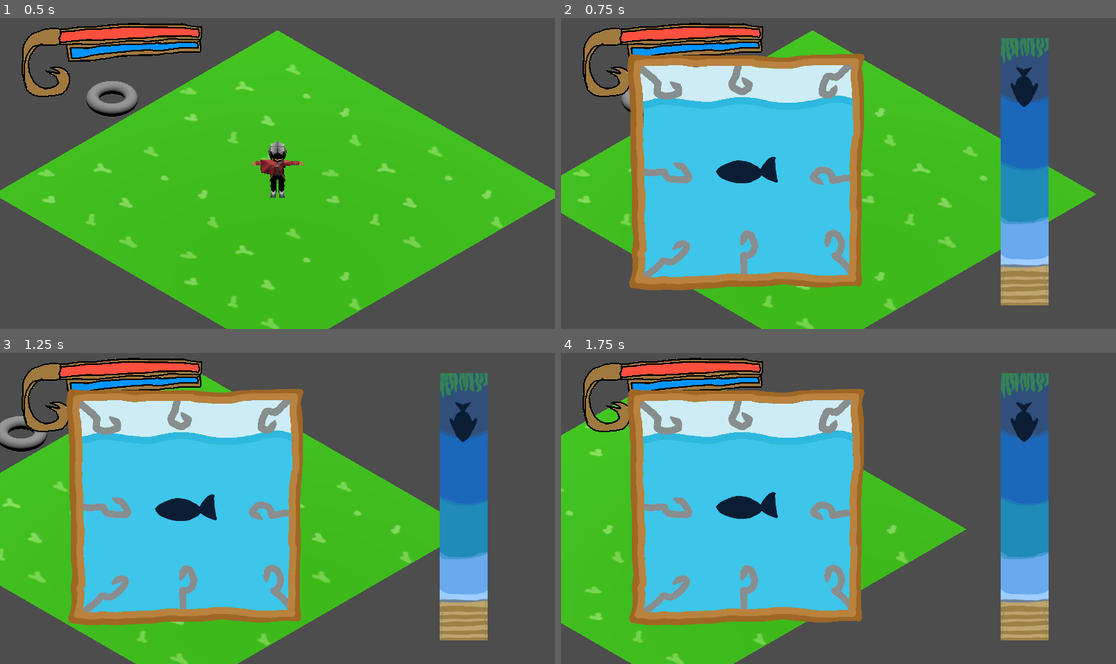
Above: before the commit, frames 1-4 (two rows, left to right).
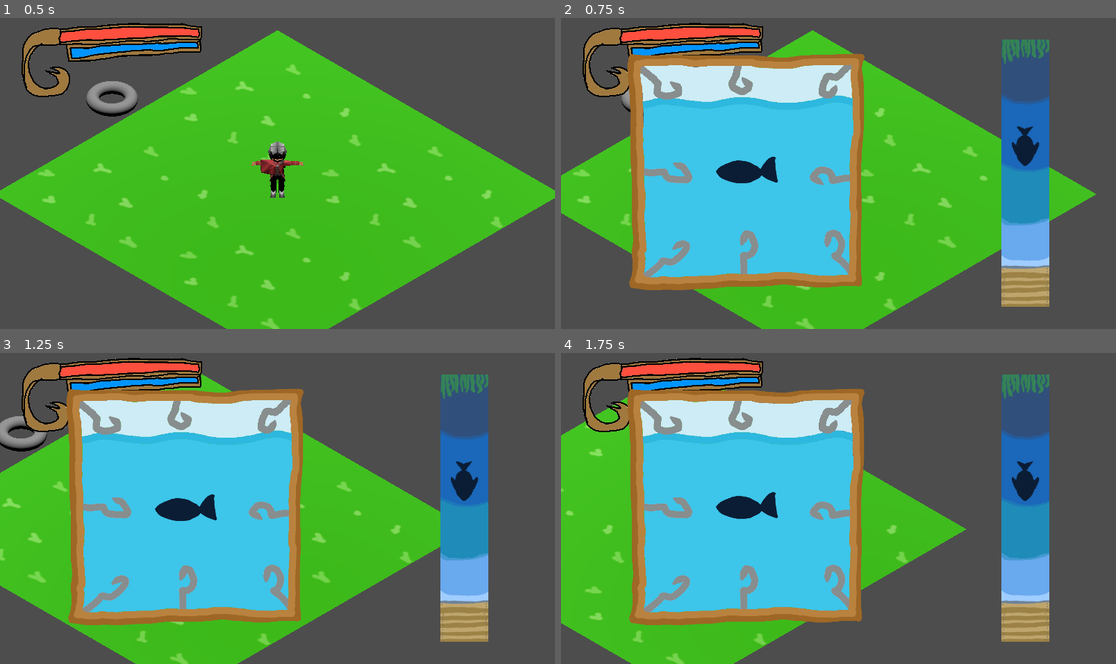
Above: after the commit, the same moments.

Repository: hcthoemmes/cathartic-casting-compulsion
Game: Godot game, scene res://Scenes/world_root.tscn
The game is run twice, just before and just after one commit, with the same random seed, the same clock (stepped at 60 frames per second) and the same inputs.
Inputs:
- Up to frame 1 (0.5 s): no input
- Up to frame 2 (0.75 s): hold D (east) from 0.53 s (still down); tap Z (use) at 0.6 s
- Up to frame 3 (1.25 s): keep holding D (east)
- Up to frame 4 (1.75 s): release D (east) at 1.28 s; hold S (south) from 1.28 s (still down); tap Z (use) at 1.35 s

Frame 1 is identical in both runs. In frame 2, 1.6% of the frame differs, in the area x 79-88%, y 6-93%; in frame 3, 1.6%; in frame 4, 1.6%.

Commit message:
Add basic progress bar functionality

Diff:
--- a/Scenes/darting_fish.gd
+++ b/Scenes/darting_fish.gd
@@ -1,18 +1,15 @@
-extends Node2D
+extends Sprite2D
 
 var start_position: Vector2
 var pull_direction: Vector2
 var max_response_time: float = 1.8
 var min_response_time: float = 0.7
 
-var pull_strength := 50
-#var rounds := 1
-
 # resource vars
 var size: int
 var difficulty: int = 2 # between 0 and 4
+var pull_strength := 50
 @export var image: Texture2D
-#@export var image: Texture2D
 
 var max_difficulty: int = 4
 var response_time: float
@@ -64,7 +61,7 @@
 	revealed = true
 	tween = create_tween().tween_property(self, "modulate:a", 0, 0.5)
 	await(tween.finished)
-	self.texture = image
+	texture = image
 	tween = create_tween().tween_property(self, "modulate:a", 1, 0.5)
 
 func reset() -> void:
--- a/Scenes/fishing.gd
+++ b/Scenes/fishing.gd
@@ -2,11 +2,15 @@
 
 @onready var fish = $HookBox/Fish
 @onready var result: Sprite2D = $HookBox/Result
+@onready var progress_bar: Sprite2D = $ProgressBar
 
 var results = []
 var failures = 0
 var reel_direction: Vector2
-var progress := 0
+var progress := 0.0
+var progress_min = -2
+var failure_step := 1.0
+var success_step := 0.5
 
 
 func _ready() -> void:
@@ -39,14 +43,16 @@
 
 func round_won():
 	result.show_symbol("check")
-	progress += 1
-	if progress >= fish.difficulty * 2:
+	progress += success_step
+	progress_bar.update(progress)
+	if progress >= fish.difficulty:
 		fish_caught()
 
 func round_lost():
 	result.show_symbol("cross")
-	progress -= 2
-	if progress <= -4:
+	progress -= failure_step
+	progress_bar.update(progress)
+	if progress <= progress_min:
 		fish_escaped()
 
 func fish_caught() -> void:
@@ -54,7 +60,6 @@
 	fish.reset()
 
 func fish_escaped() -> void:
-	# TO-DO: exit minigame here
 	fish.status = "escaped"
 	fish.reset()
 	create_tween().tween_property(fish, "modulate:a", 0, 1)
--- a/Scenes/fishing.tscn
+++ b/Scenes/fishing.tscn
@@ -2,6 +2,7 @@
 
 [ext_resource type="Script" uid="uid://cvcma5eupq5g2" path="res://Scenes/fishing.gd" id="1_aamv5"]
 [ext_resource type="Texture2D" uid="uid://ddcrjprppk0sb" path="res://hookbox.png" id="1_av1u1"]
+[ext_resource type="Script" uid="uid://bveklijdgrp37" path="res://Scenes/progress_bar.gd" id="2_6qjx5"]
 [ext_resource type="Texture2D" uid="uid://b3nbs4wnyvjpg" path="res://progressbackground.png" id="2_aamv5"]
 [ext_resource type="Texture2D" uid="uid://cqed1uh1y4471" path="res://progressfish.png" id="3_f6wi8"]
 [ext_resource type="Script" uid="uid://b0fcqiwpx2lu1" path="res://Scenes/darting_fish.gd" id="5_av1u1"]
@@ -9,21 +10,18 @@
 [ext_resource type="Texture2D" uid="uid://diidnhxc5svls" path="res://boxcheck.png" id="7_7hb1t"]
 [ext_resource type="Texture2D" uid="uid://eg6413o7ytuy" path="res://salmon.png" id="7_lym3h"]
 [ext_resource type="Script" uid="uid://c7xuhfa728skk" path="res://Scenes/result.gd" id="8_lym3h"]
-[ext_resource type="Script" uid="uid://crtgdociv0ni8" path="res://Scenes/sprite_2d.gd" id="10_6qjx5"]
 
 [node name="Fishing" type="Node2D"]
 script = ExtResource("1_aamv5")
 
-[node name="ProgressBar" type="Node2D" parent="."]
-position = Vector2(912, 44)
-
-[node name="Background" type="TextureRect" parent="ProgressBar"]
-offset_right = 100.0
-offset_bottom = 555.0
+[node name="ProgressBar" type="Sprite2D" parent="."]
+clip_children = 2
+position = Vector2(964, 324)
 texture = ExtResource("2_aamv5")
+script = ExtResource("2_6qjx5")
 
 [node name="ProgressFish" type="Sprite2D" parent="ProgressBar"]
-position = Vector2(50, 101)
+position = Vector2(0, -332)
 texture = ExtResource("3_f6wi8")
 
 [node name="HookBox" type="Node2D" parent="."]
@@ -48,6 +46,3 @@
 scale = Vector2(0.5, 0.5)
 texture = ExtResource("7_7hb1t")
 script = ExtResource("8_lym3h")
-
-[node name="Sprite2D" type="Sprite2D" parent="HookBox"]
-script = ExtResource("10_6qjx5")
--- /dev/null
+++ b/Scenes/progress_bar.gd
@@ -0,0 +1,25 @@
+extends Node2D
+
+@onready var progress_fish: Sprite2D = $ProgressFish
+@onready var fish: Sprite2D = $"../HookBox/Fish"
+@onready var fishing: Node2D = $".."
+
+var escape_y
+var start_y
+var end_y = 220
+var distance
+var step
+
+func _ready() -> void:
+	escape_y = progress_fish.position.y
+	distance = end_y - escape_y
+
+	step = distance / (fish.difficulty - fishing.progress_min)
+	start_y = escape_y + (step * 2)
+	progress_fish.position.y = start_y
+
+func update(progress) -> void:
+	var new_y = start_y + (progress * step)
+	create_tween().tween_property(
+		progress_fish, "position:y", new_y, 1.5
+	).set_trans(Tween.TRANS_CUBIC).set_ease(Tween.EASE_OUT)
Not shown, added: Scenes/progress_bar.gd.uid
